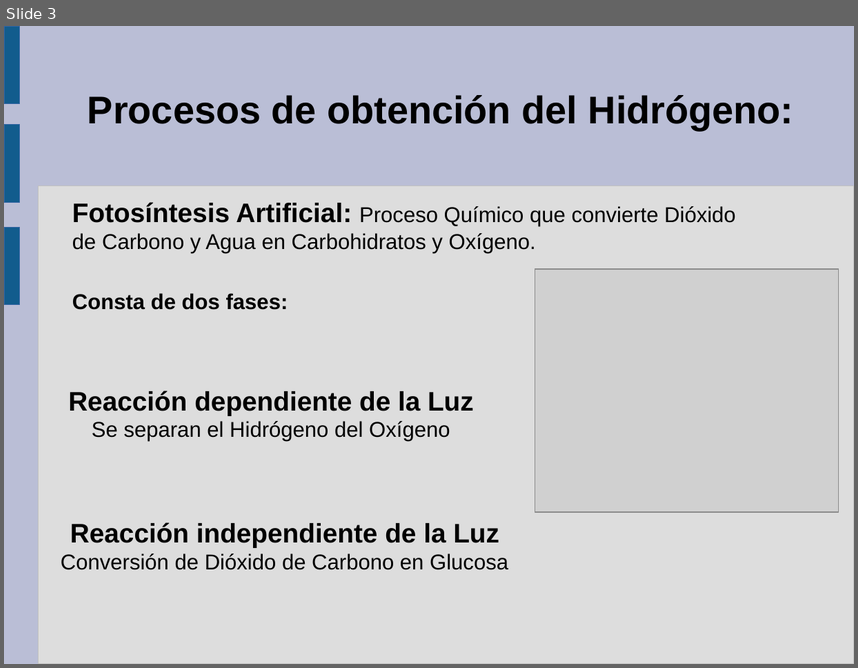
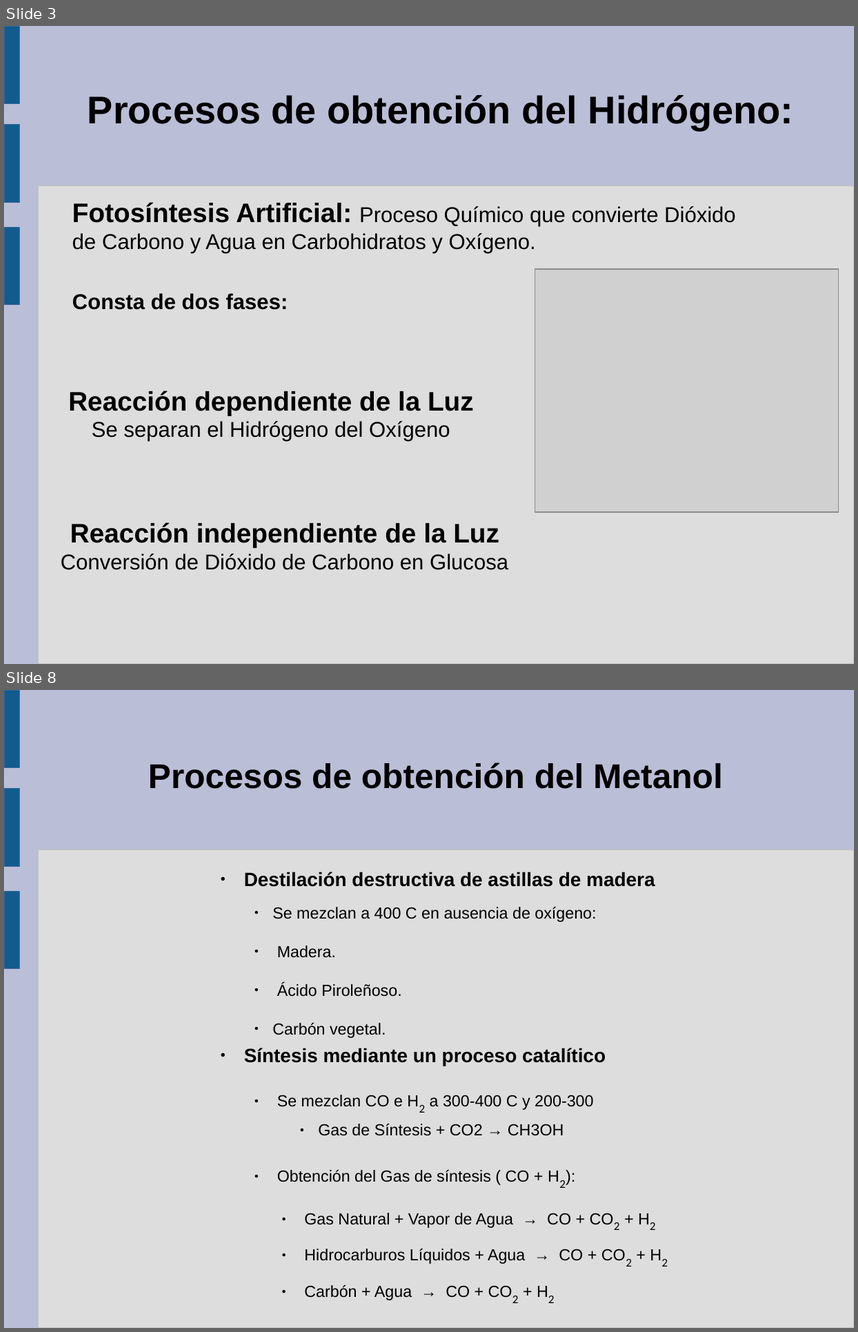
Before and after one commit to guanucoluis/proyecto5r1, a slide deck: Catedras/Tecnologia/Diapositiva de Gonzalo.odp. Shown one above the other, each under a label of ours: slide 3 before the commit, slides 3 and 8 after it; the slides between them are not shown. The pictures are 858x668 and 858x1332 pixels, drawn with LibreOffice and Linux fonts; fonts in the diff are those of the drawing; grey boxes stand for pictures. Boxes give left, top, right and bottom in pixels: in the first picture for what was removed or moved away, otherwise in the second. Text is boxed around its words. In the diff, an @@ line names an element or a change of style, - is before the commit and + after.

```diff
--- a/Catedras/Tecnologia/Diapositiva de Gonzalo.odp
+++ b/Catedras/Tecnologia/Diapositiva de Gonzalo.odp
@@ slide 8 added at (4,690,854,1328), background #BABED6; not listed: 4 template elements that a slide beside it also shows @@
@@ text added at (148,762,723,789), 32 pt, text #000000, bold @@
+Procesos de obtención del Metanol
@@ text added at (244,871,655,887), 18 pt, text #000000, bold @@
+● Destilación destructiva de astillas de madera
@@ text added at (272,907,596,1038), 15 pt, text #000000 @@
+● Se mezclan a 400 C en ausencia de oxígeno:
+● Madera.
+● Ácido Piroleñoso.
+● Carbón vegetal.
@@ text added at (244,1047,606,1065), 18 pt, text #000000, bold @@
+● Síntesis mediante un proceso catalítico
@@ text added at (277,1094,593,1110), 15 pt, text #000000 @@
+● Se mezclan CO e H2 a 300-400 C y 200-300
@@ text added at (318,1123,564,1136), 15 pt, text #000000 @@
+● Gas de Síntesis + CO2 → CH3OH
@@ text added at (277,1170,530,1182), 15 pt, text #000000 @@
+● Obtención del Gas de síntesis ( CO + H2):
@@ text added at (304,1212,571,1228), 15 pt, text #000000 @@
+● Gas Natural + Vapor de Agua → CO + CO2 + H2
@@ text added at (304,1248,583,1263), 15 pt, text #000000 @@
+● Hidrocarburos Líquidos + Agua → CO + CO2 + H2
@@ text added at (304,1285,470,1300), 15 pt, text #000000 @@
+● Carbón + Agua → CO + CO2 + H2
```
Also in this commit, not shown: 4 slides changed, 5 other slides added, 5 slides removed.
